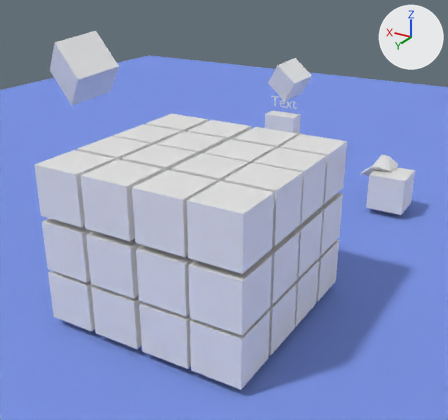
An edit to the Blender file true_ninja_server.blend, drawn before and after from the same camera.
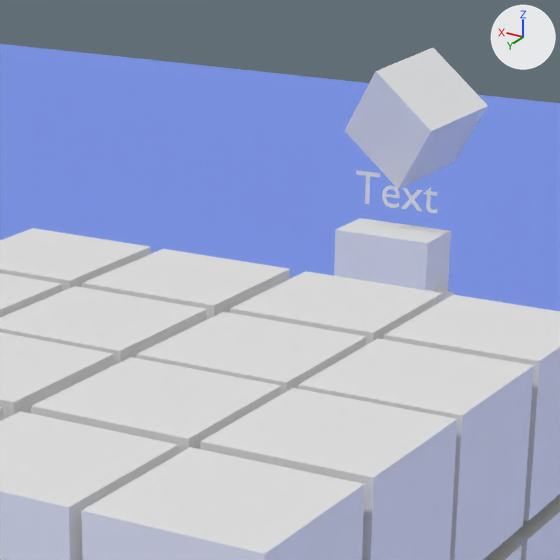
Each version appears first whole from a 50 mm camera at (-41.9, 83.5, 37.0) aimed at (0.4, 13.0, 1.7), and next in a close-up on the part from 36% to 75% of the width and 10% to 51% of the height. The lights are fixed; the arrows at upper right show +X, +Y and +Z.

Before the edit, the objects in view are built like this:
```python
me_cube_001 = bpy.data.meshes.new('Cube.001')
me_cube_001.from_pydata(...)  # a box spanning x -1.0..1.0, y -1.0..1.0, z -1.0..1.0
me_cube_052 = bpy.data.meshes.new('Cube.052')
me_cube_052.from_pydata(...)  # a box spanning x -1.06..1.06, y -0.57..0.57, z -1.08..1.08
me_cylinder = bpy.data.meshes.new('Cylinder')
me_cylinder.from_pydata(...)  # 650 vertices, 648 faces; spans x -1.64..1.64, y -0.46..0.35, z 0.01..2.6
me_cylinder.polygons.foreach_set('use_smooth', [True] * 648)
me_cylinder.materials.append(mat_material_001)  # white #e7e7e7
txt_text_001 = bpy.data.curves.new('Text.001', 'FONT')
txt_text_001.body = 'Text'
ob_cube_001 = bpy.data.objects.new('Cube.001', me_cube_001)
ob_cube_001.location = (6.5, -20.59, 13.98)
ob_cube_001.rotation_euler = (-0.199, -0.625, -0.171)  # degrees (-11, -36, -10)
ob_cube_001.scale = (2.39, 2.39, 2.39)
ob_cube_051 = bpy.data.objects.new('Cube.051', me_cube_052)
ob_cube_051.location = (5.39, -15.88, 5.85)
ob_cube_051.scale = (2.65, 2.65, 2.65)
ob_cylinder = bpy.data.objects.new('Cylinder', me_cylinder)
ob_cylinder.location = (5.34, -15.98, 1.33)
ob_cylinder.scale = (2.65, 2.65, 2.65)
ob_text_001 = bpy.data.objects.new('Text.001', txt_text_001)
ob_text_001.location = (7.89, -15.96, 9.96)
ob_text_001.rotation_euler = (1.571, 0.0, 3.142)  # degrees (90, 0, 180)
ob_text_001.scale = (2.65, 2.65, 2.65)
# also in view: 'Cube.022' at (-17.6, 24.5, 8.8); 'Cube.050' at (0.0, 24.5, 14.8); 'Cube.046' at (-17.6, 30.3, 14.8); 'Cube.040' at (-11.9, 36.0, 14.8); 'Cube.044' at (-5.9, 30.3, 14.8)
```
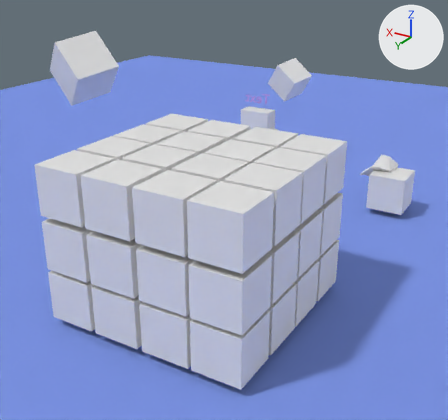
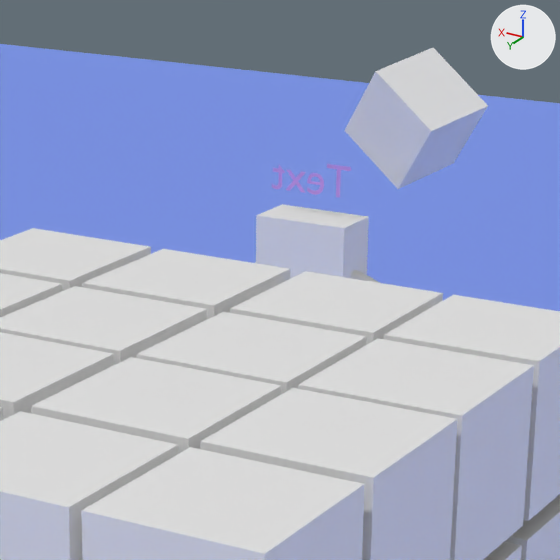
Location of each change, [x1, y1, x2, y2] in pixels of the close-ups (560 x 560 px):
```json
{"object": "Cube.051", "change": "moved", "before": [334, 218, 451, 291], "after": [256, 204, 369, 279]}
{"object": "Text.001", "change": "reshaped, moved, turned", "before": [356, 170, 437, 213], "after": [272, 164, 351, 198]}
{"object": "Cylinder", "change": "moved", "before": [433, 286, 455, 301], "after": [255, 262, 380, 283]}
```

The change, as JSON lines over the scene's bpy script:
```json
{"op": "add", "block": "mat_material_002", "code": ["mat_material_002 = diffuse_material('Material.002')", "mat_material_002.base_color = (0.555, 0.322, 0.8)  # purple #c49ae7"]}
{"op": "add", "block": "txt_text_001", "code": "txt_text_001.materials.append(mat_material_002)  # purple #c49ae7"}
{"op": "set", "path": "ob_text_001.location", "old": "(7.89, -15.96, 9.96)", "new": "(8.39, -16.51, 9.96)"}
{"op": "set", "path": "ob_text_001.rotation_euler", "old": "(1.571, 0.0, 3.142)", "new": "(1.571, 0.0, 0.0)", "note": "degrees (90, 0, 180) -> degrees (90, 0, 0)"}
{"op": "set", "path": "ob_cube_051.location", "old": "(5.39, -15.88, 5.85)", "new": "(10.74, -16.43, 5.85)"}
{"op": "set", "path": "ob_cylinder.location", "old": "(5.34, -15.98, 1.33)", "new": "(10.69, -16.53, 1.33)"}
```
